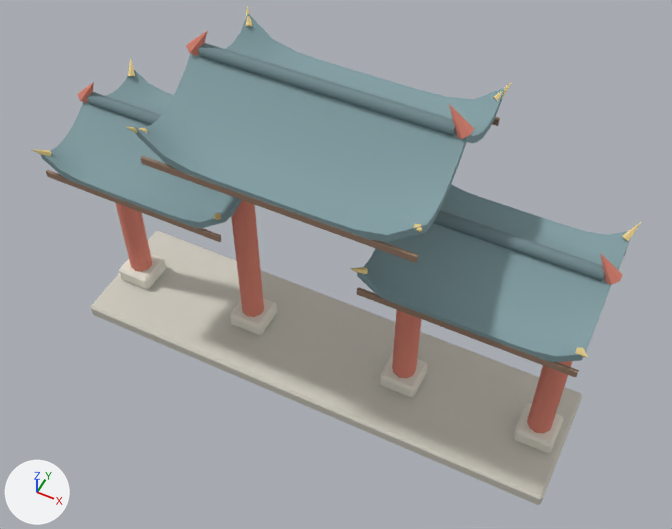
Renders of the glTF model assets/models/env/gate_tam_quan.glb from each side of a commit.
Both versions are drawn from a camera (50 mm lens) standing at (4.96, -9.52, 14.69) and looking at (0.32, -0.25, 3.1). Lighting does not change. The marker at lower left points along +X, +Y and +Z. The first picture is the older version. Objects named as collision shapes, trigger or cutter boxes, shadow casters or lower levels of detail are left out. Vertices at exactly the same position are counted once.

Script lines for the objects in view, before the commit:
```python
me_tamquan = bpy.data.meshes.new('TamQuan')
me_tamquan.from_pydata(...)  # 1372 vertices, 2568 faces; spans x -4.7..4.7, y -1.71..1.71, z 0.0..6.85
me_tamquan.materials.append(mat_vk_vcol)
ob_tamquan = bpy.data.objects.new('TamQuan', me_tamquan)
ob_tamquan.location = (0.0, 0.0, 0.0)
```
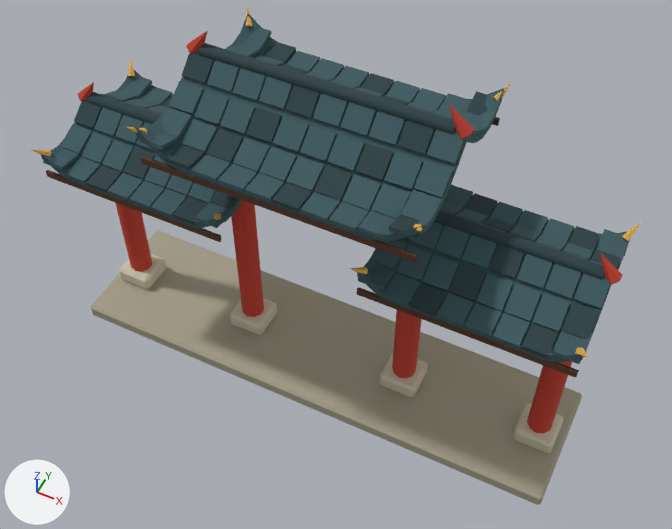
Boxes (x1, y1, x2, y2) around the edits, measured in the pictures (672 x 529 px):
part 1 of me_tamquan, added (cyan): after (65, 157, 101, 184)
part 2 of me_tamquan, added (cyan): after (173, 196, 209, 225)
part 3 of me_tamquan, added: after (141, 87, 173, 106)
part 4 of me_tamquan, added (cyan): after (43, 28, 621, 364)
part 5 of me_tamquan, recoloured (darker): (32, 5, 641, 505) in both

The change in detail:
me_tamquan is used by ob_tamquan; location (0.0, 0.0, 0.0).
me_tamquan had 1372 vertices, 2568 faces and spanned x -4.7..4.7, y -1.71..1.71, z 0.0..6.85.
me_tamquan now has 2780 vertices, 4680 faces and spans x -4.7..4.7, y -1.71..1.71, z 0.0..6.85.
me_tamquan part 1: the loose piece of 8 vertices spanning x -4.6..-1.2, y -1.3..-1.25, z 3.92..4.04 is copied, and the copy is scaled about its middle by (0.116, 9.01, 0.541), then moved by (-1.06, 0.2, 0.17); it spans x -4.16..-3.76, y -1.31..-0.86, z 4.11..4.19.
me_tamquan part 2: the loose piece of 8 vertices spanning x -4.6..-1.2, y -1.3..-1.25, z 3.92..4.04 is copied, and the copy is scaled about its middle by (0.116, 9.01, 0.541), then moved by (1.06, 0.2, 0.17); it spans x -2.04..-1.64, y -1.31..-0.86, z 4.11..4.19.
me_tamquan part 3: the loose piece of 8 vertices spanning x -4.6..-1.2, y 1.25..1.3, z 3.92..4.04 is copied, and the copy is scaled about its middle by (0.116, 9.01, 0.541), then moved by (-1.06, -0.2, 0.17); it spans x -4.16..-3.76, y 0.86..1.31, z 4.11..4.19.
me_tamquan part 4: 1376 vertices added at x -4.59..4.59, y -1.61..1.61, z 4.09..6.48.
me_tamquan part 5: 2544 kept faces spanning x -4.7..4.7, y -1.71..1.71, z 0.0..6.85 get new vertex colours.
Other edits to the shape of me_tamquan do not show in these pictures.
